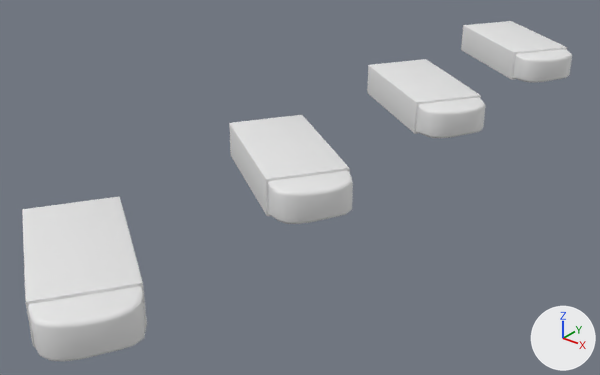
What one commit did to the FBX model Assets/3DModel/GGJ_eraser3.fbx.
Both versions are drawn from a camera (50 mm lens) standing at (0.118, -0.169, 0.081) and looking at (-0.005, -0.015, -0.014). Arrows for +X, +Y and +Z are at lower right; the lights stay in place. Where no turn or scale is listed for an object, it has been applied to the vertices.

In view in the first picture: 'eraser', 'eraser2', 'eraser3', 'eraser4'.
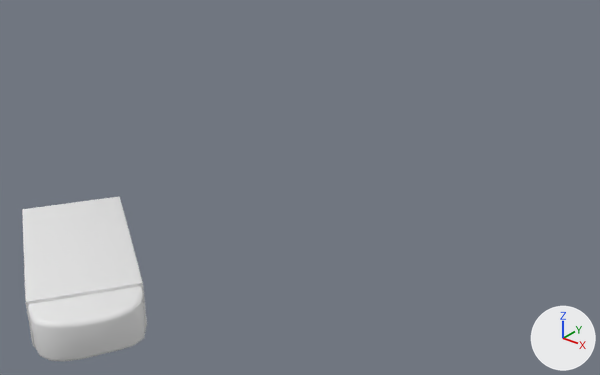
The newer file is also rescaled (x0.01), turned or shifted as a whole; pictures and numbers use the older file's frame.

Location of each change, [x1, y1, x2, y2] in pixels of the pictures (600 x 375 px):
```json
{"object": "eraser2", "change": "deleted", "before": [229, 115, 353, 224], "faces in mat_keber2 (white #e7e7e7)": [229, 115, 349, 215], "faces in mat_eraser (white #e7e7e7)": [268, 171, 353, 224], "faces in mat_paper_2 (white #e7e7e7)": [266, 168, 350, 216]}
{"object": "eraser3", "change": "deleted", "before": [367, 59, 486, 138], "faces in mat_keber3 (white #e7e7e7)": [367, 59, 481, 134], "faces in mat_eraser (white #e7e7e7)": [416, 97, 486, 138]}
{"object": "eraser4", "change": "deleted", "before": [461, 21, 572, 83], "faces in mat_keber4 (white #e7e7e7)": [461, 21, 566, 80], "faces in mat_eraser (white #e7e7e7)": [513, 49, 572, 83]}
```

The change, as JSON lines over the scene's bpy script:
```json
{"op": "remove", "block": "ob_eraser3", "code": ["ob_eraser3 = bpy.data.objects.new('eraser3', me_mesh_002)", "ob_eraser3.location = (0.0, 0.0337, 0.0)"]}
{"op": "remove", "block": "ob_eraser2", "code": ["ob_eraser2 = bpy.data.objects.new('eraser2', me_mesh_003)", "ob_eraser2.location = (0.0, -0.028, 0.0)"]}
{"op": "remove", "block": "ob_eraser4", "code": ["ob_eraser4 = bpy.data.objects.new('eraser4', me_mesh)", "ob_eraser4.location = (0.0, 0.0928, 0.0)"]}
```
